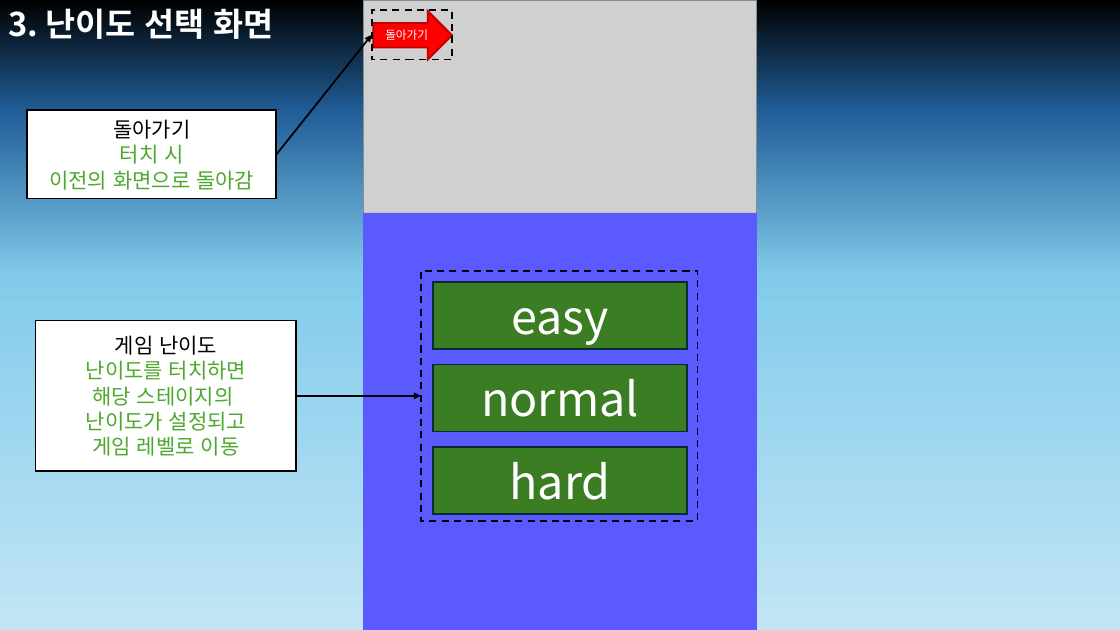
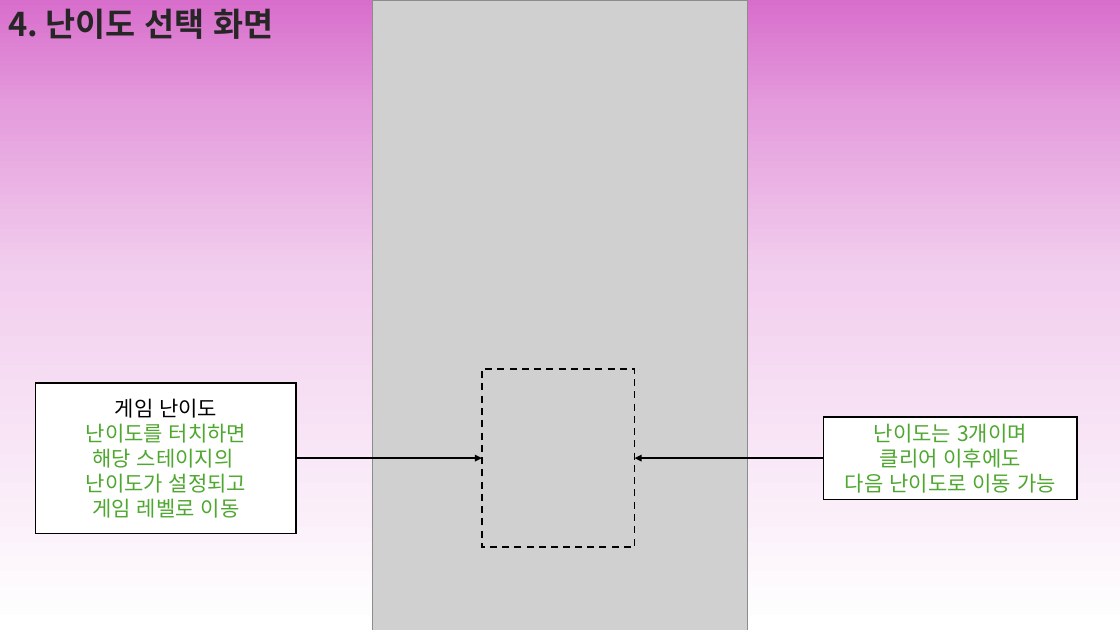
Before and after one commit to Joyoounjin/6team_miniproject, a slide deck: slide 5 of 66 게임 팀.pptx (slide 4 before the commit). Drawn at 1120x630 pixels with LibreOffice and Linux fonts; fonts in the diff are those of the drawing; grey boxes stand for pictures. Boxes give left, top, right and bottom in pixels: in the first picture for what was removed or moved away, otherwise in the second. Text is boxed around its words. In the diff, an @@ line names an element or a change of style, - is before the commit and + after.

```diff
--- a/66 게임 팀.pptx
+++ b/66 게임 팀.pptx
@@ background gradient #000000 to #215F9A to #83CBEB to #C1E5F5 to gradient #D86ECC to #E59EDD to #F2CFEE to #FFFFFF @@
@@ text at (8, 8, 274, 39): text changed; text colour #FFFFFF to #262626 @@
-3. 난이도 선택 화면
+4. 난이도 선택 화면
@@ rectangle removed at (371, 10, 452, 60) @@
@@ picture: place and size @@
-picture at (363, 0, 757, 630)
+picture at (372, 0, 748, 630)
@@ right arrow removed at (373, 11, 452, 60) @@
-돌아가기
@@ arrow removed from (276, 155) to (371, 35) @@
@@ rectangle removed at (27, 110, 276, 198) @@
-돌아가기
-터치 시
-이전의 화면으로 돌아감
@@ rectangle removed at (363, 213, 757, 630) @@
@@ rectangle removed at (433, 282, 687, 350) @@
-easy
@@ rectangle "게임 난이도": place and size @@
-rectangle "게임 난이도" at (35, 321, 296, 471)
+rectangle "게임 난이도" at (35, 383, 296, 534)
@@ rectangle removed at (433, 365, 687, 432) @@
-normal
@@ rectangle: place and size @@
-rectangle at (421, 271, 697, 521)
+rectangle at (482, 369, 635, 547)
@@ rectangle added at (824, 417, 1078, 499), fill #FFFFFF, outline #000000 1.5 pt, 18 pt, text #4EA72E @@
+난이도는 3개이며
+클리어 이후에도
+다음 난이도로 이동 가능
@@ rectangle removed at (433, 447, 687, 514) @@
-hard
@@ arrow moved from (297, 396) - (421, 396) to (297, 458) - (482, 458) @@
@@ arrow added from (824, 458) to (635, 458), #000000 1.5 pt @@
```
Also in this commit, not shown: 7 other slides changed, 2 slides added, 1 slide removed.
